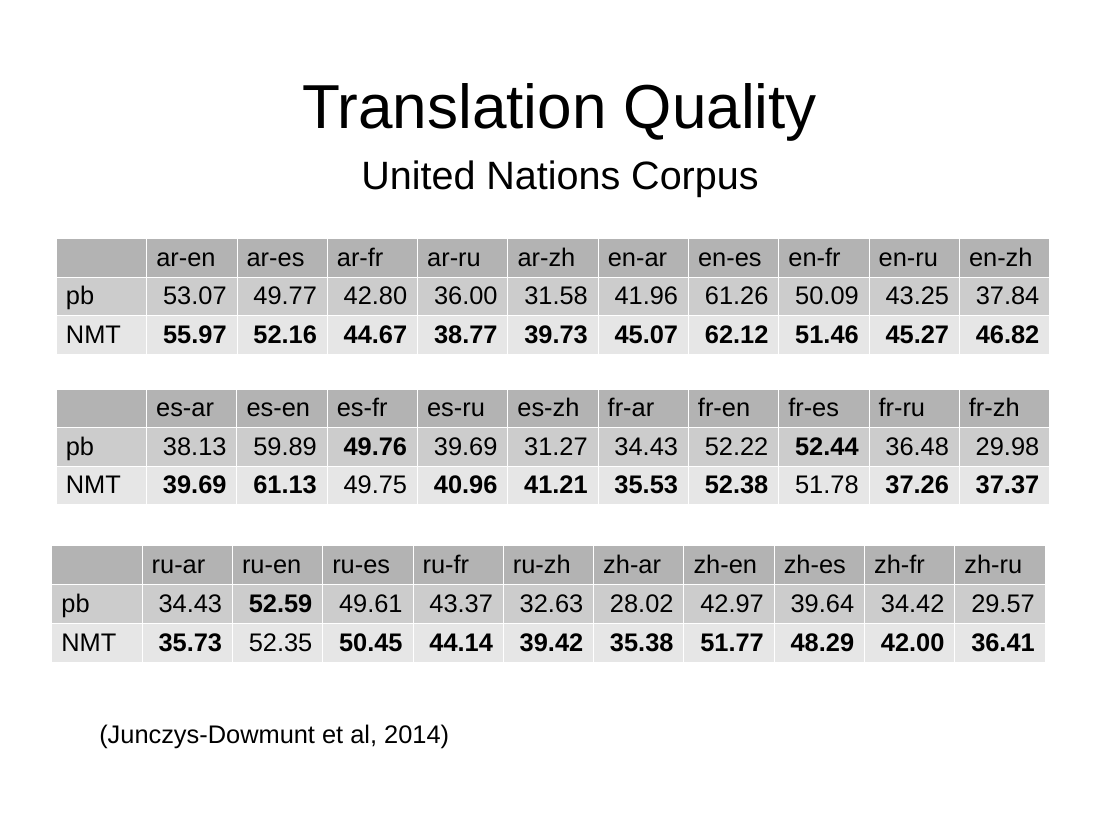
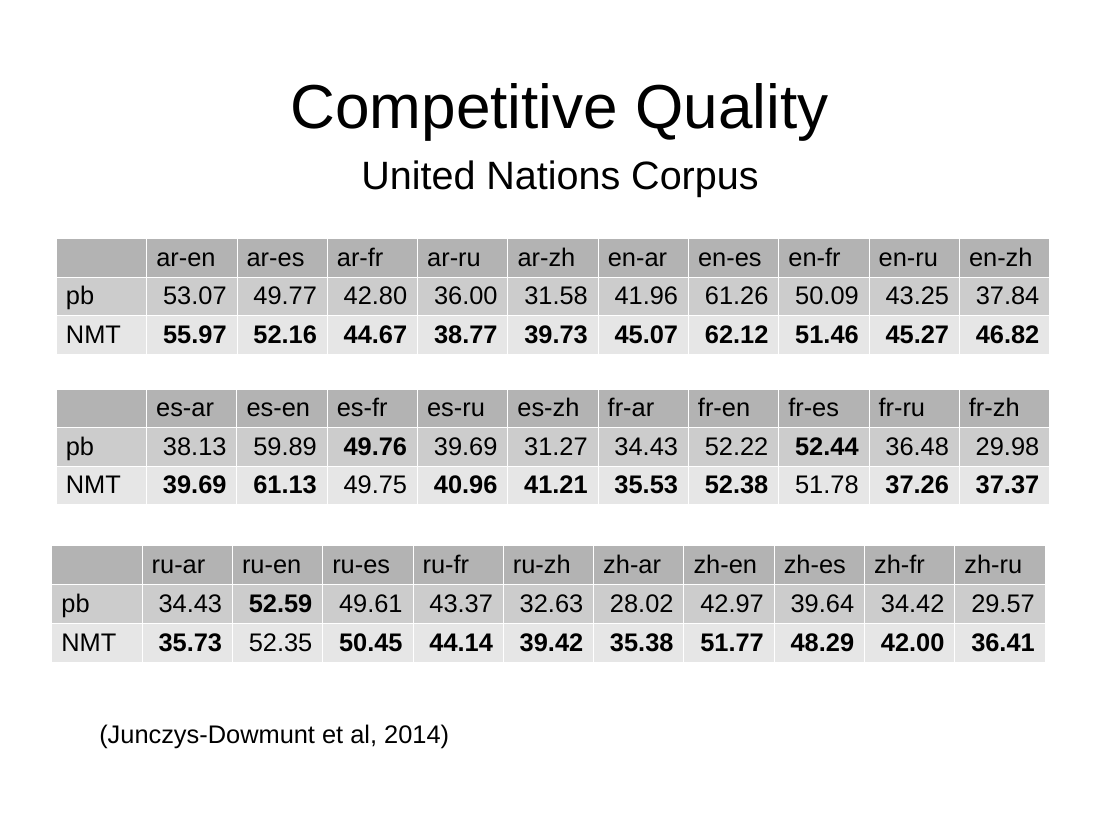
Before and after one commit to hieuhoang/papers, a slide deck: slide 5 of mtma17/slides.pptx. Drawn at 1120x840 pixels with LibreOffice and Linux fonts; fonts in the diff are those of the drawing. Boxes give left, top, right and bottom in pixels: in the first picture for what was removed or moved away, otherwise in the second. Text is boxed around its words. In the diff, an @@ line names an element or a change of style, - is before the commit and + after.

```diff
--- a/mtma17/slides.pptx
+++ b/mtma17/slides.pptx
@@ text at bbox=[291, 83, 828, 139]: text changed @@
-Translation Quality
+Competitive Quality
```
Also in this commit, not shown: 3 other slides changed.
